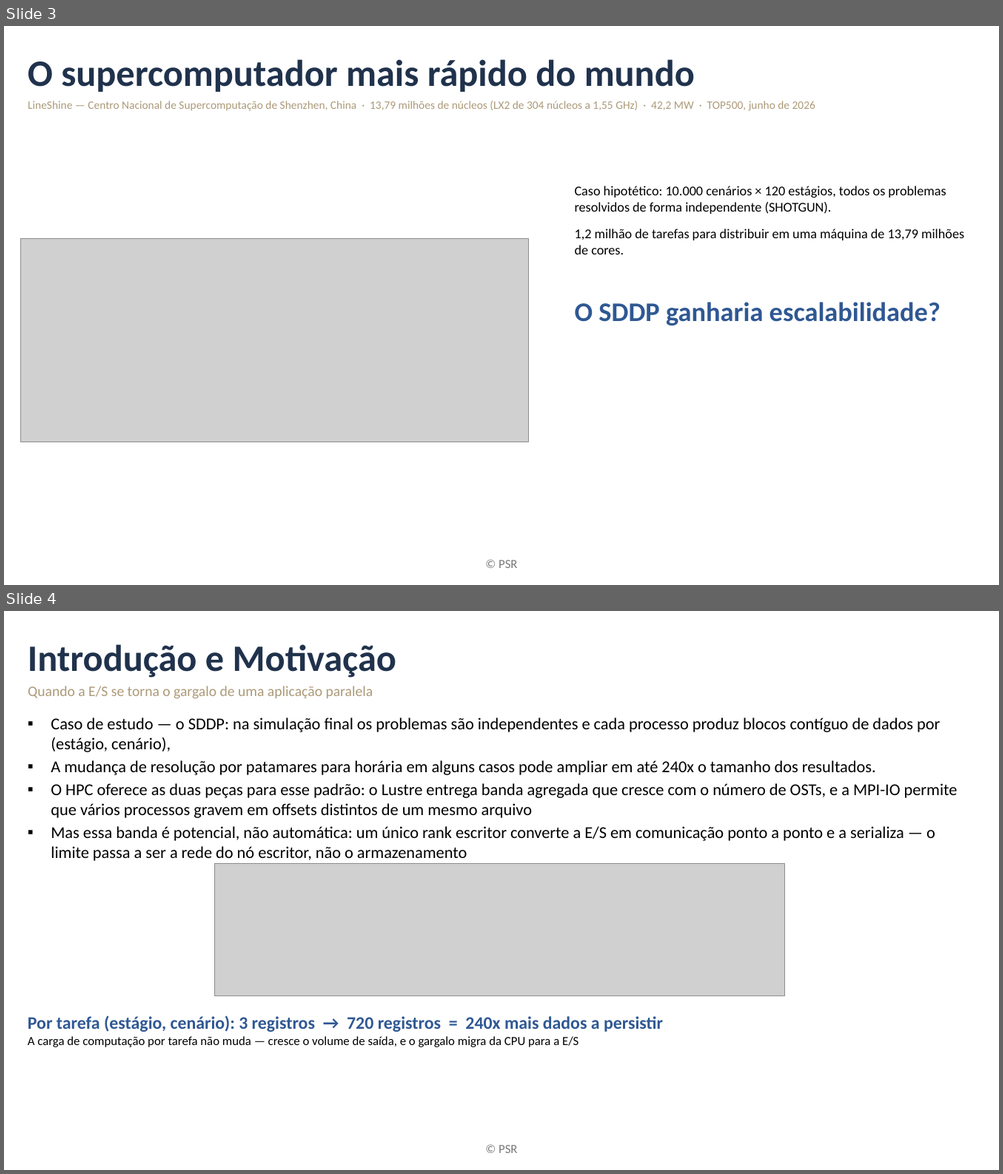
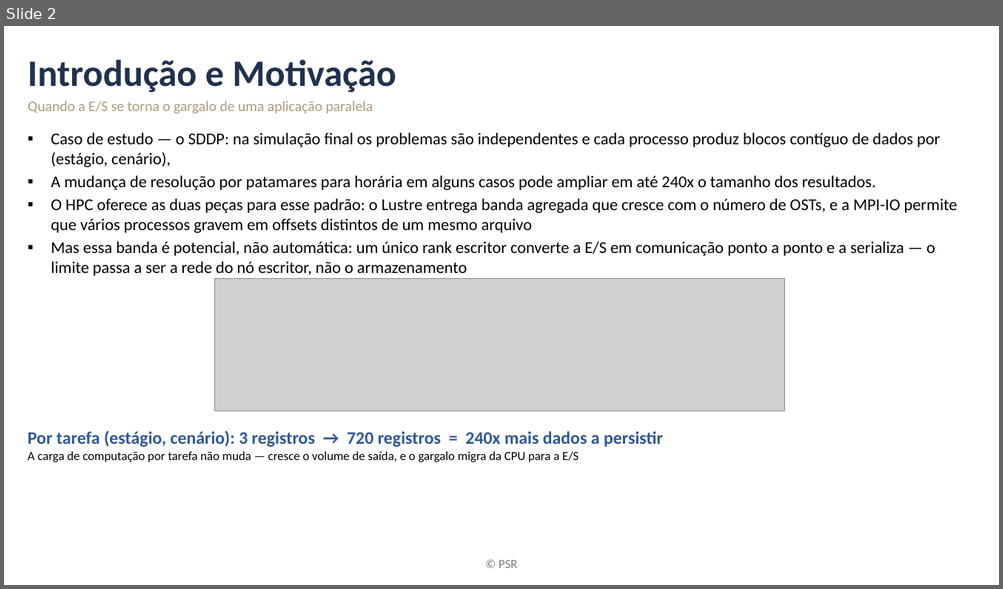
Before and after one commit to mbrcruz/SDDP-MPIO-Latex, a slide deck: Apresentacao/Apresentacao_MPIO.pptx. Shown one above the other, each under a label of ours: slides 3 and 4 before the commit, slide 2 after it. The pictures are 1003x1174 and 1003x589 pixels, drawn with LibreOffice and Linux fonts; fonts in the diff are those of the drawing; grey boxes stand for pictures; background and template pictures are left out. Boxes give left, top, right and bottom in pixels: in the first picture for what was removed or moved away, otherwise in the second. Text is boxed around its words. In the diff, an @@ line names an element or a change of style, - is before the commit and + after.

```diff
--- a/Apresentacao/Apresentacao_MPIO.pptx
+++ b/Apresentacao/Apresentacao_MPIO.pptx
@@ slide 3 removed at (4, 26, 999, 585), background #FFFFFF; not listed: 1 template element that a slide beside it also shows @@
@@ title removed at (28, 59, 694, 92) @@
-O supercomputador mais rápido do mundo
@@ text removed at (28, 101, 815, 111) @@
-LineShine — Centro Nacional de Supercomputação de Shenzhen, China · 13,79 milhões de núcleos (LX2 de 304 núcleos a 1,55 GHz) · 42,2 MW · TOP500, junho de 2026
@@ text removed at (575, 186, 964, 326) @@
-Caso hipotético: 10.000 cenários × 120 estágios, todos os problemas resolvidos de forma independente (SHOTGUN).
-1,2 milhão de tarefas para distribuir em uma máquina de 13,79 milhões de cores.
-O SDDP ganharia escalabilidade?
@@ picture removed at (20, 238, 529, 443) @@
@@ what was slide 4 is now slide 2 @@
```
Also in this commit, not shown: 6 slides changed, 1 other slide removed.
